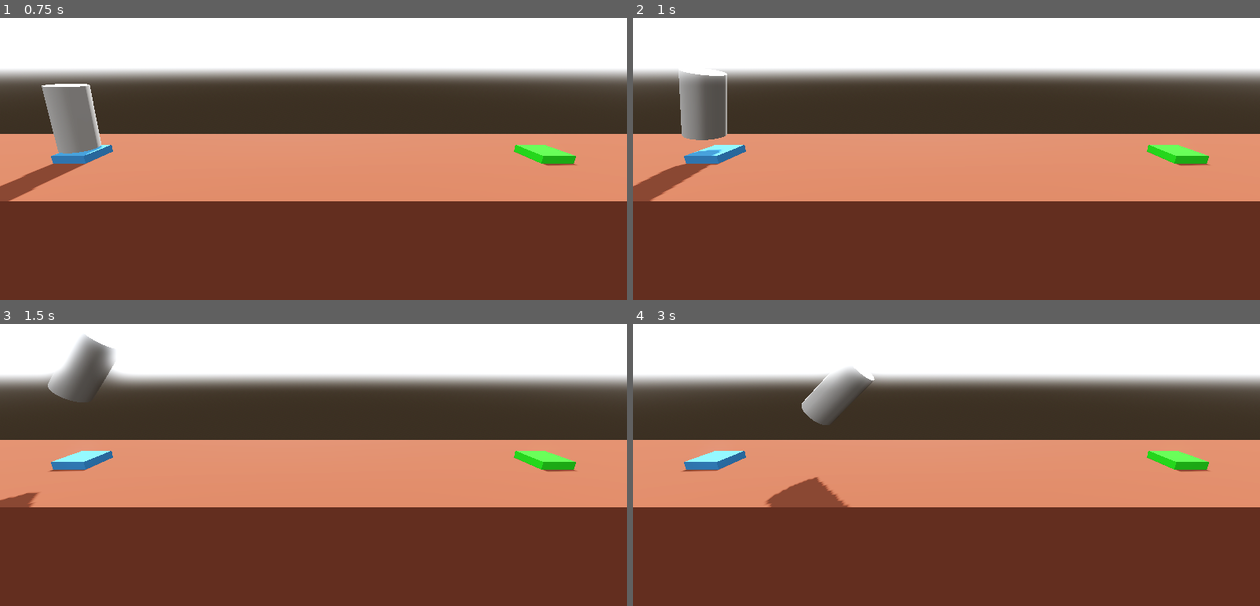
Above: before the commit, frames 1-4 (two rows, left to right).
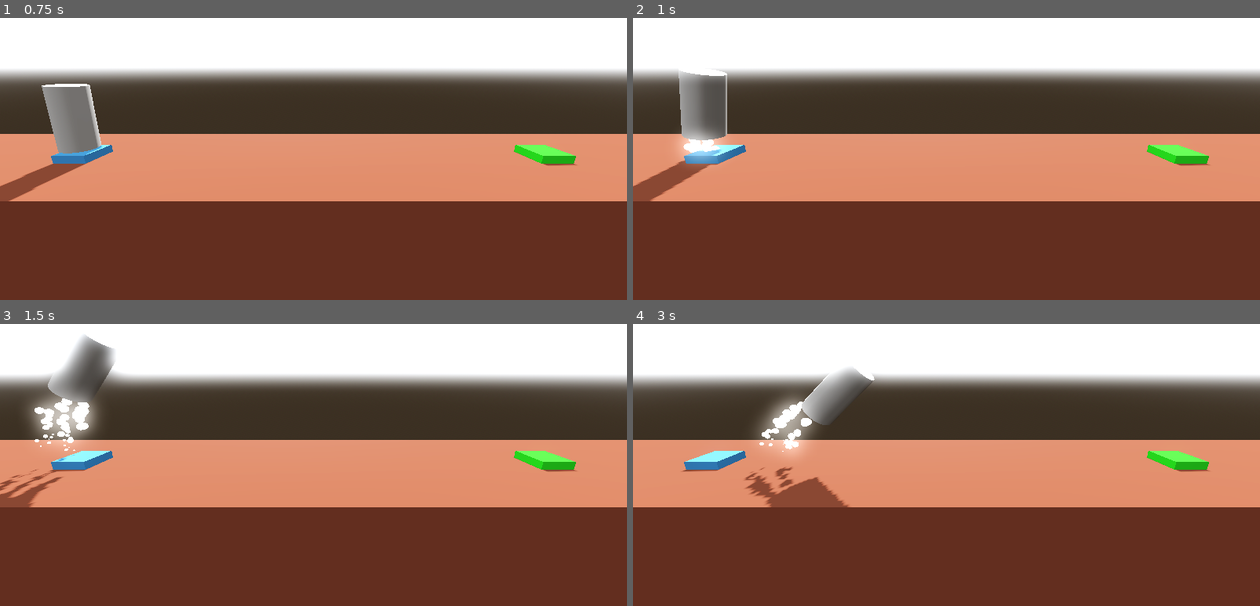
Above: after the commit, the same moments.

Repository: SpookyUboa/project-boost
Game: Godot game, scene res://Level/level.tscn
Two runs of this game, one before a commit and one after it. Both use one fixed random seed, a clock stepped at 60 frames per second and the inputs below. Before the commit the project starts from res://level.tscn.
Inputs:
- Up to frame 1 (0.75 s): tap Enter at 0.5 s; hold Right (pb_rotate_right) from 0.53 s (still down); hold Space (pb_boost) from 0.53 s (still down)
- Up to frame 2 (1 s): keep holding Right (pb_rotate_right); keep holding Space (pb_boost)
- Up to frame 3 (1.5 s): release Right (pb_rotate_right) at 1.28 s; release Space (pb_boost) at 1.28 s; hold A (pb_rotate_left) from 1.28 s (still down); tap Space (pb_boost) at 1.35 s
- Up to frame 4 (3 s): release A (pb_rotate_left) at 2.03 s; hold Space (pb_boost) 2.03-2.78 s; hold Right (pb_rotate_right) from 2.03 s (still down); tap Space (pb_boost) at 2.85 s

Frame 1 is identical in both runs. In frame 2, 0.7% of the frame differs, in the area x 5-15%, y 39-54%; in frame 3, 2.2%, in the area x 0-16%, y 23-63%; in frame 4, 1.8%.

Commit message:
Thrust audio and particles

Diff:
--- a/level3.tscn
+++ b/Level/level.tscn
@@ -1,7 +1,7 @@
-[gd_scene load_steps=9 format=3 uid="uid://c71mlc20ikhaw"]
+[gd_scene load_steps=9 format=3 uid="uid://ba51h5dkadly4"]
 
-[ext_resource type="Script" path="res://Landing Pad.gd" id="1_li1wj"]
-[ext_resource type="PackedScene" uid="uid://cttppjctry61y" path="res://player.tscn" id="2_lq4sd"]
+[ext_resource type="PackedScene" uid="uid://cttppjctry61y" path="res://Level/player.tscn" id="1_p5fm5"]
+[ext_resource type="Script" path="res://Script/Landing Pad.gd" id="1_tsai0"]
 
 [sub_resource type="ProceduralSkyMaterial" id="ProceduralSkyMaterial_e2tkg"]
 sky_horizon_color = Color(0.64625, 0.65575, 0.67075, 1)
@@ -41,12 +41,6 @@
 size = Vector3(30, 8, 5)
 material = SubResource("StandardMaterial3D_btfr5")
 
-[node name="Obstacle" type="CSGBox3D" parent="." groups=["Hazard"]]
-transform = Transform3D(1, 0, 0, 0, 1, 0, 0, 0, 1, 0, 5, 0)
-use_collision = true
-size = Vector3(8, 2, 3)
-material = SubResource("StandardMaterial3D_btfr5")
-
 [node name="Launch Pad" type="CSGBox3D" parent="."]
 transform = Transform3D(1, 0, 0, 0, 1, 0, 0, 0, 1, -7.5, 0.125, 0)
 use_collision = true
@@ -58,13 +52,13 @@
 use_collision = true
 size = Vector3(1, 0.25, 1)
 material = SubResource("StandardMaterial3D_30a0v")
-script = ExtResource("1_li1wj")
-next_level = "res://level4.tscn"
+script = ExtResource("1_tsai0")
+next_level = "res://Level/level2.tscn"
 
 [node name="Camera3D" type="Camera3D" parent="."]
 transform = Transform3D(1, 0, 0, 0, 0.965926, 0.258819, 0, -0.258819, 0.965926, 0, 3, 7)
 
-[node name="Player" parent="." instance=ExtResource("2_lq4sd")]
+[node name="Player" parent="." instance=ExtResource("1_p5fm5")]
 transform = Transform3D(1, 0, 0, 0, 1, 0, 0, 0, 1, -7.5, 1.25, 0)
 linear_damp = 1.0
 angular_damp = 3.0
--- a/level.tscn
+++ b/Level/level2.tscn
@@ -1,7 +1,7 @@
-[gd_scene load_steps=9 format=3 uid="uid://ba51h5dkadly4"]
+[gd_scene load_steps=9 format=3 uid="uid://bt2musgkq5rpm"]
 
-[ext_resource type="PackedScene" uid="uid://cttppjctry61y" path="res://player.tscn" id="1_p5fm5"]
-[ext_resource type="Script" path="res://Landing Pad.gd" id="1_tsai0"]
+[ext_resource type="Script" path="res://Script/Landing Pad.gd" id="1_3ln1s"]
+[ext_resource type="PackedScene" uid="uid://cttppjctry61y" path="res://Level/player.tscn" id="2_2846r"]
 
 [sub_resource type="ProceduralSkyMaterial" id="ProceduralSkyMaterial_e2tkg"]
 sky_horizon_color = Color(0.64625, 0.65575, 0.67075, 1)
@@ -41,6 +41,12 @@
 size = Vector3(30, 8, 5)
 material = SubResource("StandardMaterial3D_btfr5")
 
+[node name="Obstacle" type="CSGBox3D" parent="." groups=["Hazard"]]
+transform = Transform3D(1, 0, 0, 0, 1, 0, 0, 0, 1, 0, 2.04238, 0)
+use_collision = true
+size = Vector3(3, 2, 3)
+material = SubResource("StandardMaterial3D_btfr5")
+
 [node name="Launch Pad" type="CSGBox3D" parent="."]
 transform = Transform3D(1, 0, 0, 0, 1, 0, 0, 0, 1, -7.5, 0.125, 0)
 use_collision = true
@@ -52,13 +58,13 @@
 use_collision = true
 size = Vector3(1, 0.25, 1)
 material = SubResource("StandardMaterial3D_30a0v")
-script = ExtResource("1_tsai0")
-next_level = "res://level2.tscn"
+script = ExtResource("1_3ln1s")
+next_level = "res://Level/level3.tscn"
 
 [node name="Camera3D" type="Camera3D" parent="."]
 transform = Transform3D(1, 0, 0, 0, 0.965926, 0.258819, 0, -0.258819, 0.965926, 0, 3, 7)
 
-[node name="Player" parent="." instance=ExtResource("1_p5fm5")]
+[node name="Player" parent="." instance=ExtResource("2_2846r")]
 transform = Transform3D(1, 0, 0, 0, 1, 0, 0, 0, 1, -7.5, 1.25, 0)
 linear_damp = 1.0
 angular_damp = 3.0
--- a/level2.tscn
+++ b/Level/level3.tscn
@@ -1,7 +1,7 @@
-[gd_scene load_steps=9 format=3 uid="uid://bt2musgkq5rpm"]
+[gd_scene load_steps=9 format=3 uid="uid://c71mlc20ikhaw"]
 
-[ext_resource type="Script" path="res://Landing Pad.gd" id="1_3ln1s"]
-[ext_resource type="PackedScene" uid="uid://cttppjctry61y" path="res://player.tscn" id="2_2846r"]
+[ext_resource type="Script" path="res://Script/Landing Pad.gd" id="1_li1wj"]
+[ext_resource type="PackedScene" uid="uid://cttppjctry61y" path="res://Level/player.tscn" id="2_lq4sd"]
 
 [sub_resource type="ProceduralSkyMaterial" id="ProceduralSkyMaterial_e2tkg"]
 sky_horizon_color = Color(0.64625, 0.65575, 0.67075, 1)
@@ -42,9 +42,9 @@
 material = SubResource("StandardMaterial3D_btfr5")
 
 [node name="Obstacle" type="CSGBox3D" parent="." groups=["Hazard"]]
-transform = Transform3D(1, 0, 0, 0, 1, 0, 0, 0, 1, 0, 2.04238, 0)
+transform = Transform3D(1, 0, 0, 0, 1, 0, 0, 0, 1, 0, 5, 0)
 use_collision = true
-size = Vector3(3, 2, 3)
+size = Vector3(8, 2, 3)
 material = SubResource("StandardMaterial3D_btfr5")
 
 [node name="Launch Pad" type="CSGBox3D" parent="."]
@@ -58,13 +58,13 @@
 use_collision = true
 size = Vector3(1, 0.25, 1)
 material = SubResource("StandardMaterial3D_30a0v")
-script = ExtResource("1_3ln1s")
-next_level = "res://level3.tscn"
+script = ExtResource("1_li1wj")
+next_level = "res://Level/level4.tscn"
 
 [node name="Camera3D" type="Camera3D" parent="."]
 transform = Transform3D(1, 0, 0, 0, 0.965926, 0.258819, 0, -0.258819, 0.965926, 0, 3, 7)
 
-[node name="Player" parent="." instance=ExtResource("2_2846r")]
+[node name="Player" parent="." instance=ExtResource("2_lq4sd")]
 transform = Transform3D(1, 0, 0, 0, 1, 0, 0, 0, 1, -7.5, 1.25, 0)
 linear_damp = 1.0
 angular_damp = 3.0
--- a/level4.tscn
+++ b/Level/level4.tscn
@@ -1,8 +1,8 @@
 [gd_scene load_steps=10 format=3 uid="uid://qbtje4hwacvy"]
 
-[ext_resource type="Script" path="res://Landing Pad.gd" id="1_jjahp"]
-[ext_resource type="PackedScene" uid="uid://cttppjctry61y" path="res://player.tscn" id="2_w1oe2"]
-[ext_resource type="PackedScene" uid="uid://b8334xf3q4hxr" path="res://moving_hazard.tscn" id="3_2k6n0"]
+[ext_resource type="Script" path="res://Script/Landing Pad.gd" id="1_rti4l"]
+[ext_resource type="PackedScene" uid="uid://cttppjctry61y" path="res://Level/player.tscn" id="2_w1oe2"]
+[ext_resource type="PackedScene" uid="uid://b8334xf3q4hxr" path="res://Level/moving_hazard.tscn" id="3_2k6n0"]
 
 [sub_resource type="ProceduralSkyMaterial" id="ProceduralSkyMaterial_e2tkg"]
 sky_horizon_color = Color(0.64625, 0.65575, 0.67075, 1)
@@ -53,8 +53,8 @@
 use_collision = true
 size = Vector3(1, 0.25, 1)
 material = SubResource("StandardMaterial3D_30a0v")
-script = ExtResource("1_jjahp")
-next_level = "res://level.tscn"
+script = ExtResource("1_rti4l")
+next_level = "res://Level/level.tscn"
 
 [node name="Camera3D" type="Camera3D" parent="."]
 transform = Transform3D(1, 0, 0, 0, 0.965926, 0.258819, 0, -0.258819, 0.965926, 0, 3, 7)
--- a/moving_hazard.tscn
+++ b/Level/moving_hazard.tscn
@@ -1,6 +1,6 @@
 [gd_scene load_steps=5 format=3 uid="uid://b8334xf3q4hxr"]
 
-[ext_resource type="Script" path="res://moving_hazard.gd" id="1_s7q5m"]
+[ext_resource type="Script" path="res://Script/moving_hazard.gd" id="1_s7q5m"]
 
 [sub_resource type="StandardMaterial3D" id="StandardMaterial3D_f16fe"]
 albedo_color = Color(1, 0.243137, 0, 1)
--- /dev/null
+++ b/Level/player.tscn
@@ -0,0 +1,45 @@
+[gd_scene load_steps=8 format=3 uid="uid://cttppjctry61y"]
+
+[ext_resource type="Script" path="res://Script/Player.gd" id="1_et203"]
+[ext_resource type="AudioStream" uid="uid://cqd1ve6r7g320" path="res://Audio/SFX - Death Explosion.ogg" id="2_1qm4a"]
+[ext_resource type="PackedScene" uid="uid://ux6ivcx1ovdp" path="res://Particles/booster_particles.tscn" id="2_mqnr3"]
+[ext_resource type="AudioStream" uid="uid://gfpv0qcw8u4o" path="res://Audio/SFX - Success.ogg" id="3_o7kdb"]
+[ext_resource type="AudioStream" uid="uid://bssiqa4ndorqe" path="res://Audio/SFX - Main engine thrust.ogg" id="4_s38mv"]
+
+[sub_resource type="CylinderMesh" id="CylinderMesh_rx4gf"]
+
+[sub_resource type="CylinderShape3D" id="CylinderShape3D_mjjxh"]
+
+[node name="Player" type="RigidBody3D"]
+axis_lock_linear_z = true
+axis_lock_angular_x = true
+axis_lock_angular_y = true
+max_contacts_reported = 10
+contact_monitor = true
+script = ExtResource("1_et203")
+
+[node name="BoosterParticles" parent="." instance=ExtResource("2_mqnr3")]
+transform = Transform3D(1, 0, 0, 0, 1, 0, 0, 0, 1, 0, -1, 0)
+
+[node name="BoosterParticlesLeft" parent="." instance=ExtResource("2_mqnr3")]
+transform = Transform3D(0.906308, 0.422618, 0, -0.422618, 0.906308, 0, 0, 0, 1, -0.4, -1, 0)
+
+[node name="BoosterParticlesRight" parent="." instance=ExtResource("2_mqnr3")]
+transform = Transform3D(0.906308, -0.422618, 0, 0.422618, 0.906308, 0, 0, 0, 1, 0.4, -1, 0)
+
+[node name="MeshInstance3D" type="MeshInstance3D" parent="."]
+mesh = SubResource("CylinderMesh_rx4gf")
+
+[node name="CollisionShape3D" type="CollisionShape3D" parent="."]
+shape = SubResource("CylinderShape3D_mjjxh")
+
+[node name="ExplosionAudio" type="AudioStreamPlayer" parent="."]
+stream = ExtResource("2_1qm4a")
+
+[node name="VictoryAudio" type="AudioStreamPlayer" parent="."]
+stream = ExtResource("3_o7kdb")
+
+[node name="RocketAudio" type="AudioStreamPlayer3D" parent="."]
+stream = ExtResource("4_s38mv")
+
+[connection signal="body_entered" from="." to="." method="_on_body_entered"]
--- /dev/null
+++ b/Particles/booster_particles.tscn
@@ -0,0 +1,36 @@
+[gd_scene load_steps=6 format=3 uid="uid://ux6ivcx1ovdp"]
+
+[sub_resource type="Curve" id="Curve_w7ove"]
+_data = [Vector2(0, 1), 0.0, 1.40451, 0, 0, Vector2(1, 0), -2.21649, 0.0, 0, 0]
+point_count = 2
+
+[sub_resource type="CurveTexture" id="CurveTexture_0capg"]
+curve = SubResource("Curve_w7ove")
+
+[sub_resource type="ParticleProcessMaterial" id="ParticleProcessMaterial_fgg2i"]
+direction = Vector3(0, -1, 0)
+spread = 15.0
+gravity = Vector3(0, 0, 0)
+initial_velocity_min = 2.0
+initial_velocity_max = 4.0
+damping_min = 9.0
+damping_max = 9.0
+scale_curve = SubResource("CurveTexture_0capg")
+
+[sub_resource type="StandardMaterial3D" id="StandardMaterial3D_6pwbh"]
+emission_enabled = true
+emission = Color(1, 1, 1, 1)
+emission_energy_multiplier = 2.0
+
+[sub_resource type="SphereMesh" id="SphereMesh_atjxn"]
+material = SubResource("StandardMaterial3D_6pwbh")
+radius = 0.1
+height = 0.2
+radial_segments = 32
+rings = 16
+
+[node name="BoosterParticles" type="GPUParticles3D"]
+amount = 32
+lifetime = 0.5
+process_material = SubResource("ParticleProcessMaterial_fgg2i")
+draw_pass_1 = SubResource("SphereMesh_atjxn")
--- a/Player.gd
+++ b/Script/Player.gd
@@ -10,15 +10,35 @@
 
 var is_transitioning : bool = false
 
+@onready var explosion_audio: AudioStreamPlayer = $ExplosionAudio
+@onready var victory_audio: AudioStreamPlayer = $VictoryAudio
+@onready var rocket_audio: AudioStreamPlayer3D = $RocketAudio
+@onready var booster_particles: GPUParticles3D = $BoosterParticles
+@onready var booster_particles_left: GPUParticles3D = $BoosterParticlesLeft
+@onready var booster_particles_right: GPUParticles3D = $BoosterParticlesRight
+
+
 func _process(delta: float) -> void:
 	if(Input.is_action_pressed("pb_boost")):
 		apply_central_force(basis.y * delta * thrust)
+		booster_particles.emitting = true
+		if(rocket_audio.playing == false):
+			rocket_audio.play()
+	else:
+		rocket_audio.stop()
+		booster_particles.emitting = false
 
 	if(Input.is_action_pressed("pb_rotate_left")):
 		apply_torque(Vector3(0, 0, torque * delta))
+		booster_particles_right.emitting = true
+	else:
+		booster_particles_right.emitting = false
 
 	if(Input.is_action_pressed("pb_rotate_right")):
 		apply_torque(Vector3(0, 0, -torque * delta))
+		booster_particles_left.emitting = true
+	else:
+		booster_particles_left.emitting = false
 
 func _on_body_entered(body: Node) -> void:
 	if "Goal" in body.get_groups() and !is_transitioning:
@@ -31,6 +51,7 @@
 
 func crash_sequence() -> void:
 	print("Absolutely smacked")
+	explosion_audio.play()
 	set_process(false)
 	tween = create_tween()
 	tween.tween_interval(2.0)
@@ -38,6 +59,7 @@
 
 func complete_level(next_level : String) -> void:
 	print("Landed safely!!")
+	victory_audio.play()
 	tween = create_tween()
 	tween.tween_interval(2.0)
 	tween.tween_callback(
--- a/player.tscn
+++ /dev/null
@@ -1,23 +0,0 @@
-[gd_scene load_steps=4 format=3 uid="uid://cttppjctry61y"]
-
-[ext_resource type="Script" path="res://Player.gd" id="1_052xn"]
-
-[sub_resource type="CylinderMesh" id="CylinderMesh_rx4gf"]
-
-[sub_resource type="CylinderShape3D" id="CylinderShape3D_mjjxh"]
-
-[node name="Player" type="RigidBody3D"]
-axis_lock_linear_z = true
-axis_lock_angular_x = true
-axis_lock_angular_y = true
-max_contacts_reported = 10
-contact_monitor = true
-script = ExtResource("1_052xn")
-
-[node name="MeshInstance3D" type="MeshInstance3D" parent="."]
-mesh = SubResource("CylinderMesh_rx4gf")
-
-[node name="CollisionShape3D" type="CollisionShape3D" parent="."]
-shape = SubResource("CylinderShape3D_mjjxh")
-
-[connection signal="body_entered" from="." to="." method="_on_body_entered"]
--- a/project.godot
+++ b/project.godot
@@ -11,7 +11,7 @@
 [application]
 
 config/name="Project Boost"
-run/main_scene="res://level.tscn"
+run/main_scene="res://Level/level.tscn"
 config/features=PackedStringArray("4.1", "Forward Plus")
 config/icon="res://icon.svg"
 
Not shown, added: Audio/SFX - Death Explosion.ogg.import
Not shown, added: Audio/SFX - Main engine thrust.ogg.import
Not shown, added: Audio/SFX - Success.ogg.import
Renamed: Landing Pad.gd -> Script/Landing Pad.gd
Renamed: moving_hazard.gd -> Script/moving_hazard.gd
Not shown, added: Audio/SFX - Death Explosion.ogg
Not shown, added: Audio/SFX - Main engine thrust.ogg
Not shown, added: Audio/SFX - Success.ogg
